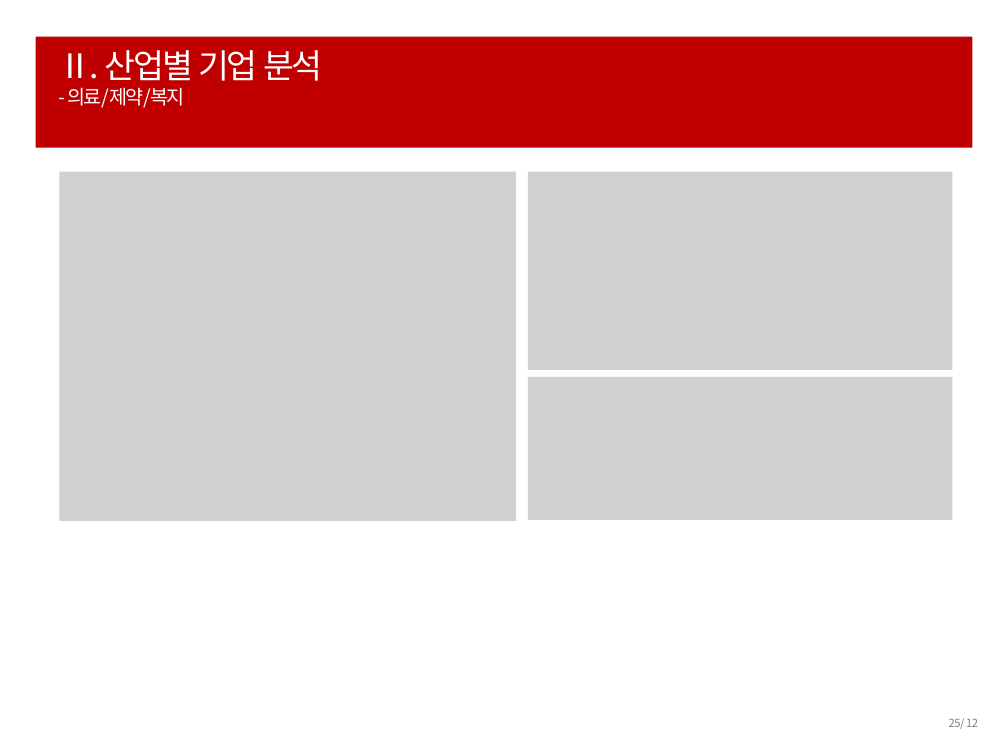
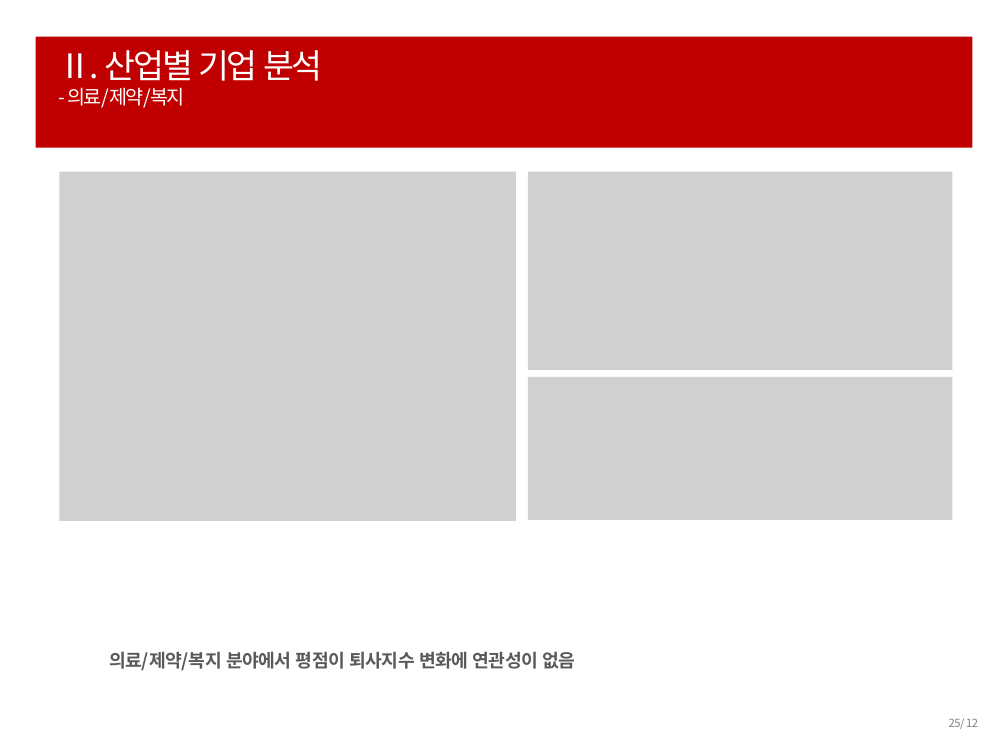
Before and after one commit to ParkHwan/R-studio, a slide deck: slide 25 of project/발표용(이경재) ppt.pptx. Drawn at 1008x756 pixels with LibreOffice and Linux fonts; fonts in the diff are those of the drawing; grey boxes stand for pictures. Boxes give left, top, right and bottom in pixels: in the first picture for what was removed or moved away, otherwise in the second. Text is boxed around its words. In the diff, an @@ line names an element or a change of style, - is before the commit and + after.

```diff
--- a/project/발표용(이경재) ppt.pptx
+++ b/project/발표용(이경재) ppt.pptx
@@ text added at bbox=[109, 651, 575, 671], 13 pt, text #595959, bold @@
+의료/제약/복지 분야에서 평점이 퇴사지수 변화에 연관성이 없음
```
Also in this commit, not shown: 13 other slides changed.
